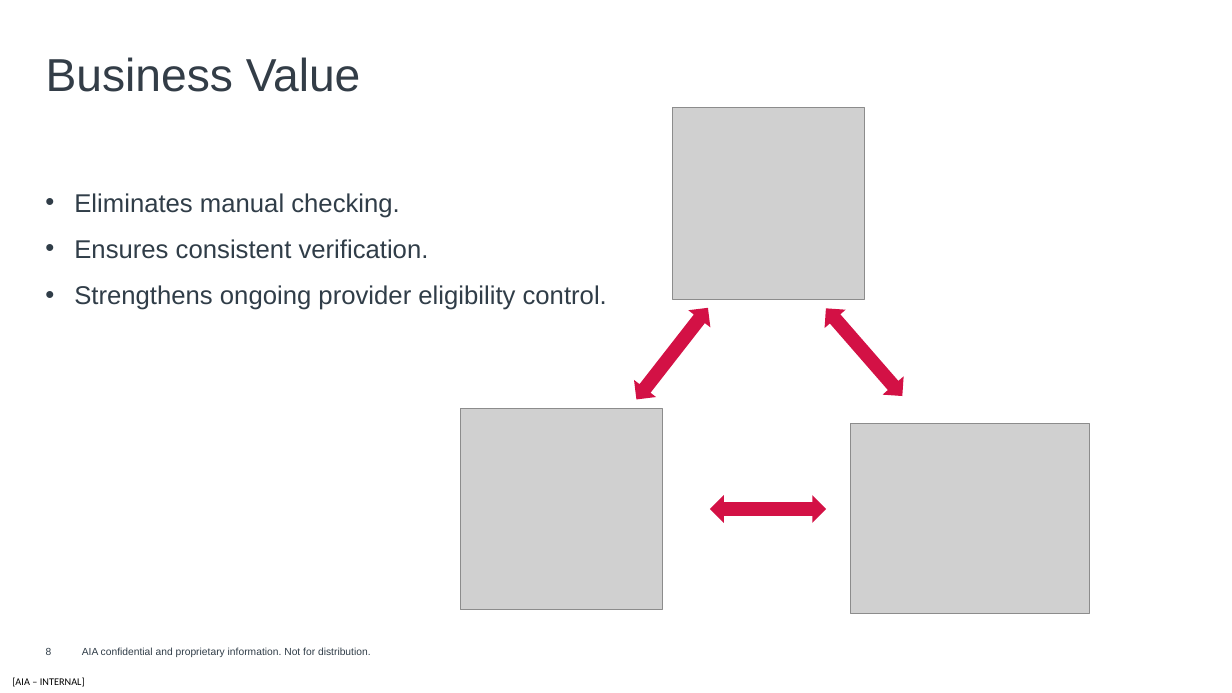
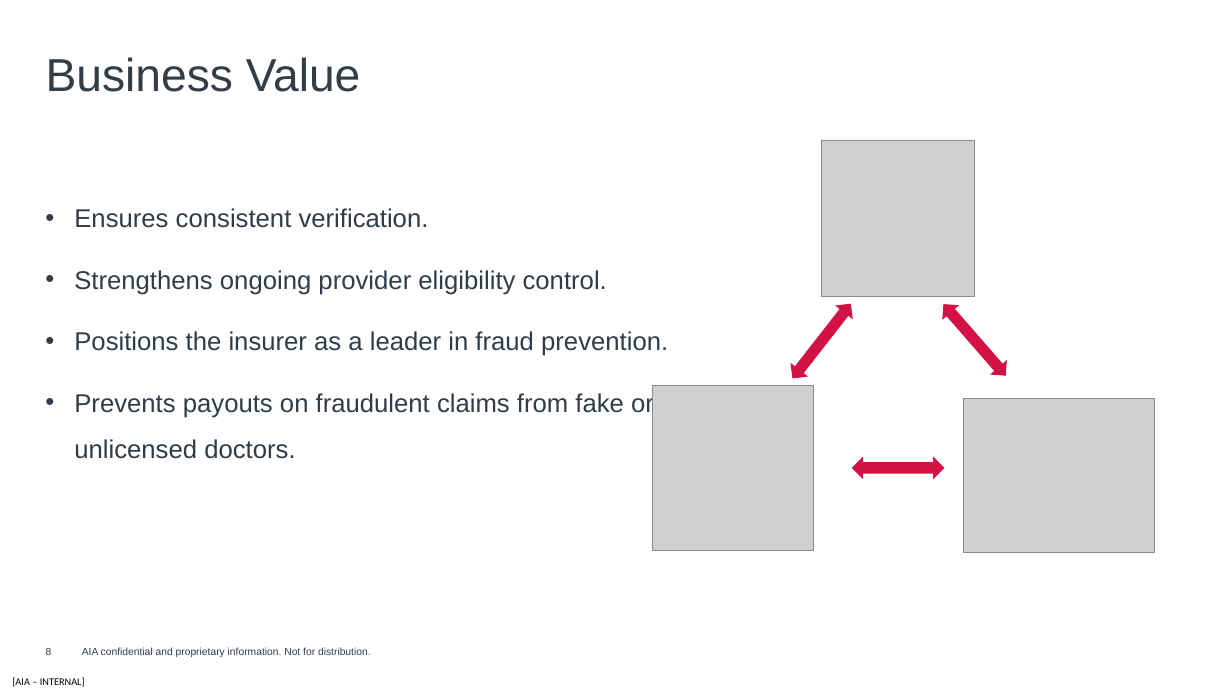
Before and after one commit to harrysokool/AIA-work, a slide deck: slide 8 of powerpoint/doctor_validation_ppt.pptx. Drawn at 1232x693 pixels with LibreOffice and Linux fonts; fonts in the diff are those of the drawing; grey boxes stand for pictures; background and template pictures are left out. Boxes give left, top, right and bottom in pixels: in the first picture for what was removed or moved away, otherwise in the second. Text is boxed around its words. In the diff, an @@ line names an element or a change of style, - is before the commit and + after.

Commit message:
update ppt

```diff
--- a/powerpoint/doctor_validation_ppt.pptx
+++ b/powerpoint/doctor_validation_ppt.pptx
@@ picture: place and size @@
-picture at box(673, 107, 865, 299)
+picture at box(822, 140, 974, 298)
@@ text at box(74, 193, 400, 218): paragraph removed @@
-• Eliminates manual checking.
@@ text at box(74, 208, 607, 295): line spacing 1 to 1.5 @@
@@ left right arrow: place and size @@
-left right arrow at box(626, 300, 720, 408)
+left right arrow at box(784, 297, 860, 385)
@@ left right arrow: place and size @@
-left right arrow at box(815, 299, 913, 405)
+left right arrow at box(935, 297, 1014, 383)
@@ text at box(74, 331, 668, 459): paragraphs added @@
+• Positions the insurer as a leader in fraud prevention.
+• Prevents payouts on fraudulent claims from fake or unlicensed doctors.
@@ picture: place and size @@
-picture at box(460, 409, 663, 611)
+picture at box(653, 385, 813, 550)
@@ picture: place and size @@
-picture at box(851, 423, 1090, 613)
+picture at box(964, 398, 1154, 554)
@@ left right arrow: place and size @@
-left right arrow at box(710, 495, 826, 523)
+left right arrow at box(852, 457, 945, 480)
```
Also in this commit, not shown: 1 other slide changed, 1 slide added, 1 slide removed.
